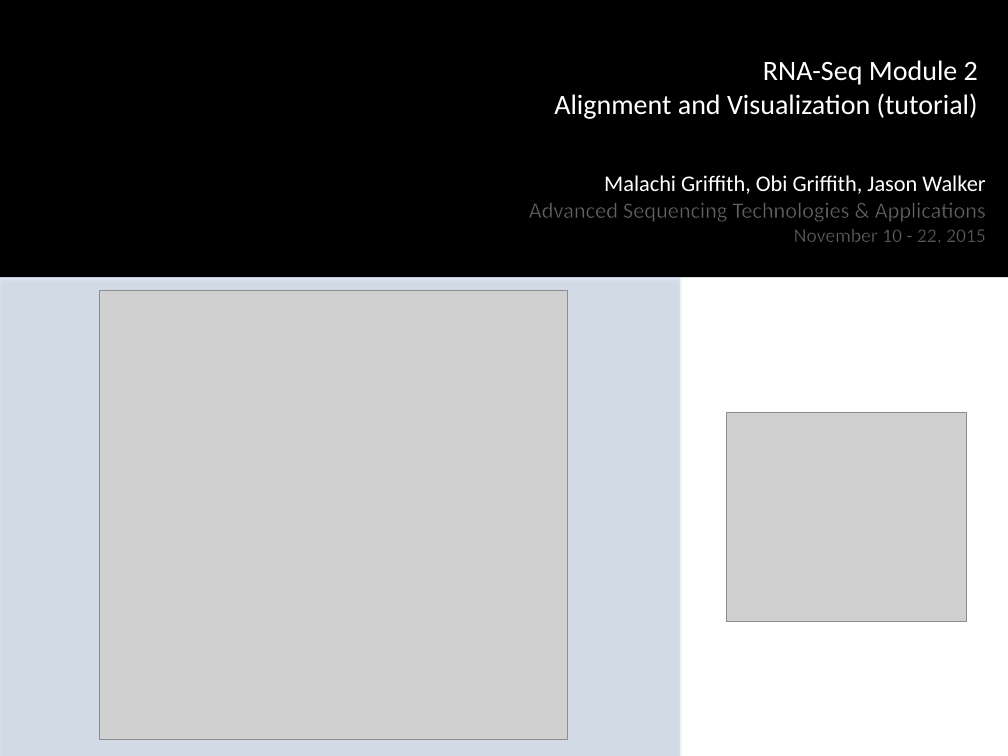
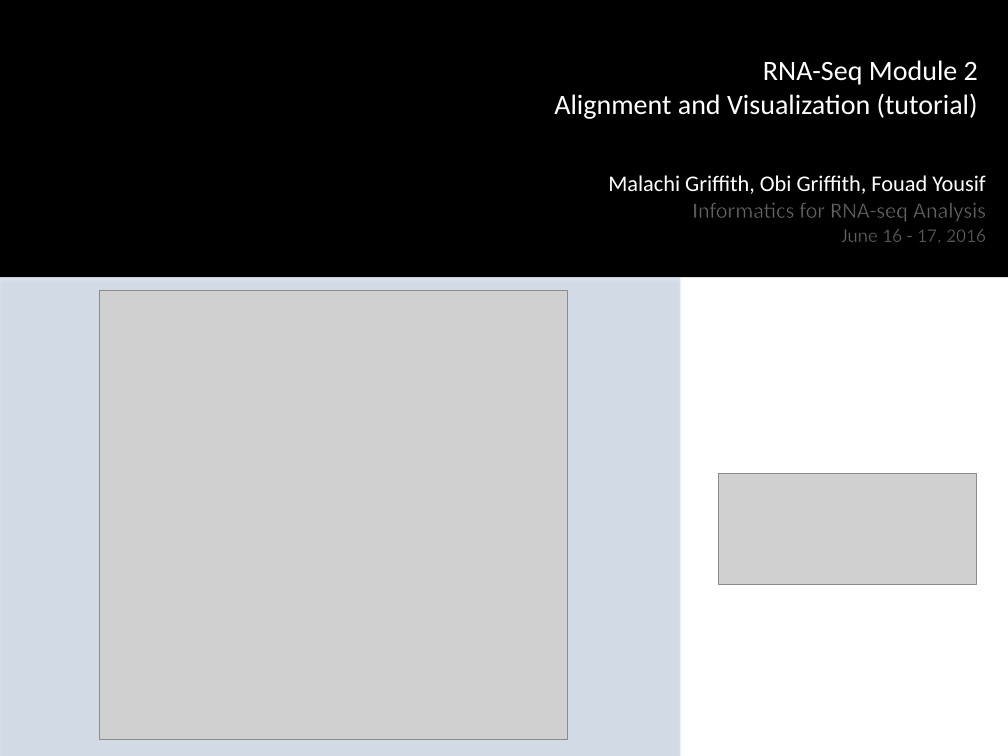
Before and after one commit to griffithlab/rnaseq_tutorial_wiki, a slide deck: slide 3 of LectureFiles/cbw/2016/RNASeq_Module2_Tutorial.pptx (slide 2 before the commit). Drawn at 1008x756 pixels with LibreOffice and Linux fonts; fonts in the diff are those of the drawing; grey boxes stand for pictures; background and template pictures are left out. Boxes give left, top, right and bottom in pixels: in the first picture for what was removed or moved away, otherwise in the second. Text is boxed around its words. In the diff, an @@ line names an element or a change of style, - is before the commit and + after.

```diff
--- a/LectureFiles/cbw/2016/RNASeq_Module2_Tutorial.pptx
+++ b/LectureFiles/cbw/2016/RNASeq_Module2_Tutorial.pptx
@@ text at bbox=[608, 175, 986, 242]: text changed @@
-Malachi Griffith, Obi Griffith, Jason Walker
-Advanced Sequencing Technologies & Applications
-November 10 - 22, 2015
+Malachi Griffith, Obi Griffith, Fouad Yousif
+Informatics for RNA-seq Analysis
+June 16 - 17, 2016
@@ picture: place and size @@
-picture at bbox=[726, 413, 967, 622]
+picture at bbox=[719, 473, 977, 584]
```
Also in this commit, not shown: 7 other slides changed, 3 slides added, 2 slides removed, 7 other files.
